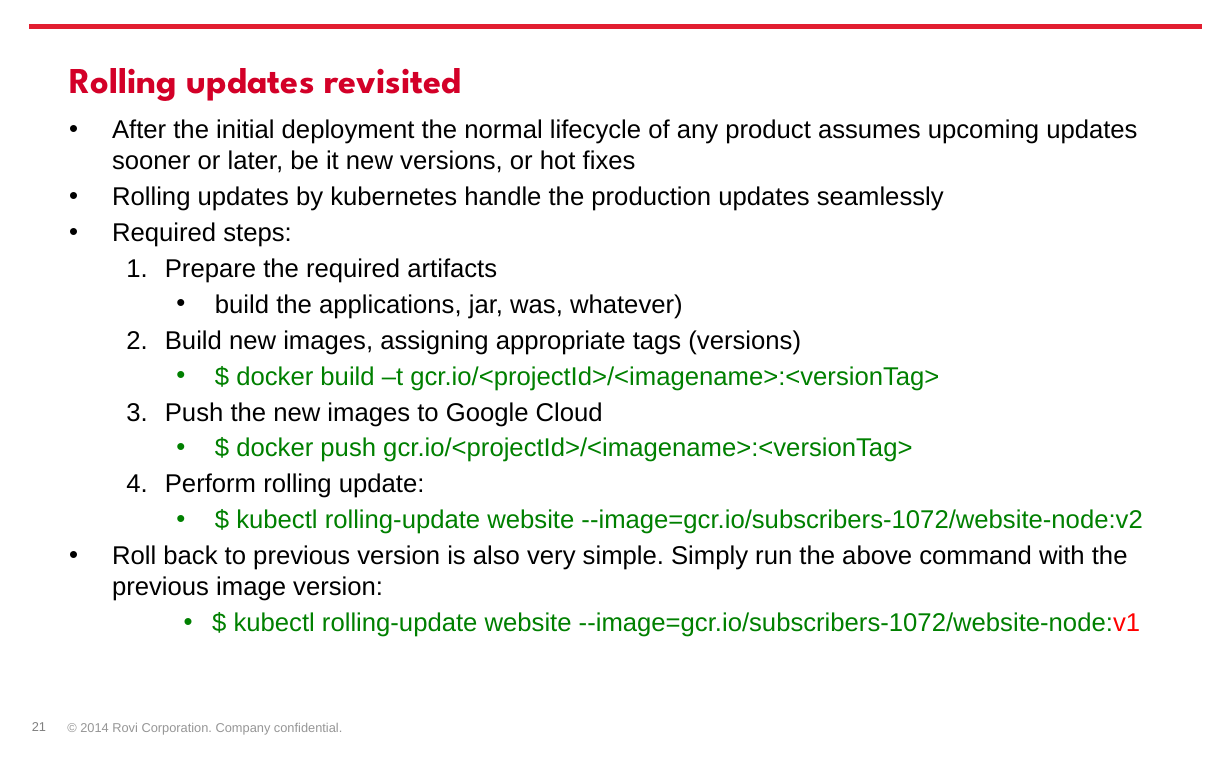
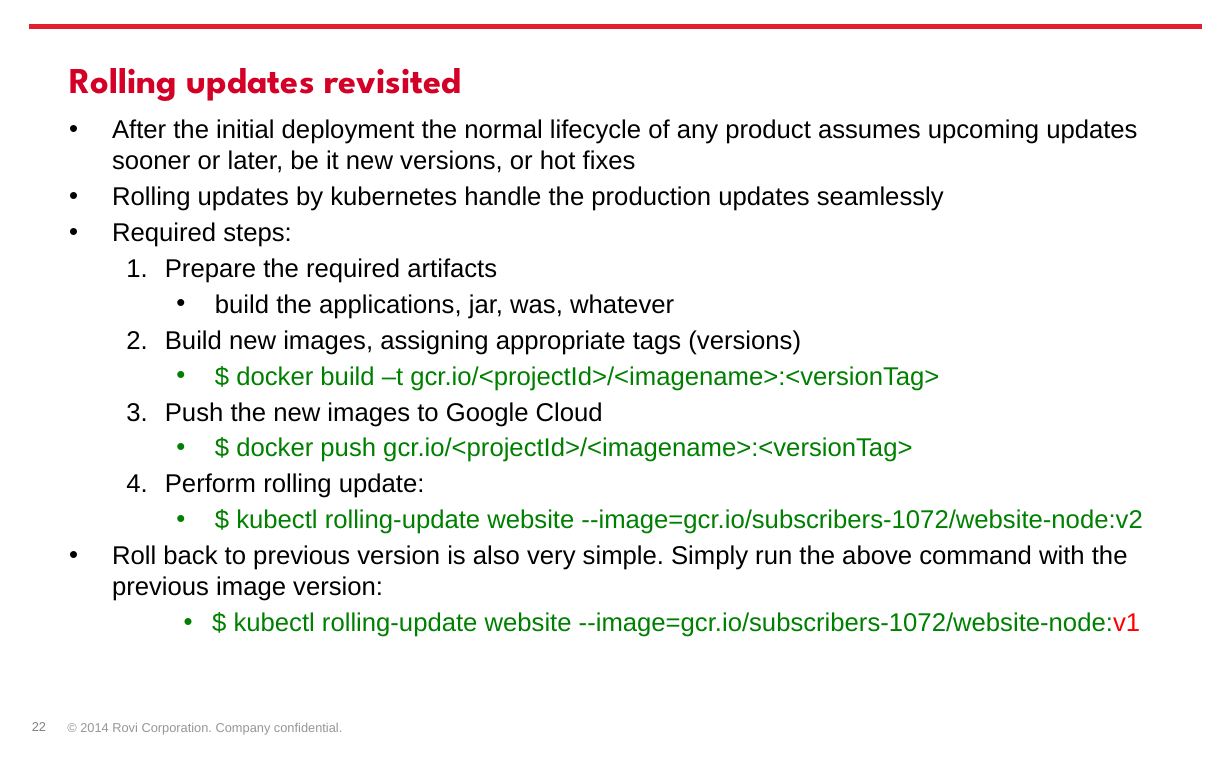
Before and after one commit to gevgev/subscribers, a slide deck: slide 22 of docker-kubernetes-intro-starting-a-project.pptx (slide 21 before the commit). Drawn at 1232x770 pixels with LibreOffice and Linux fonts; fonts in the diff are those of the drawing; background and template pictures are left out. Boxes give left, top, right and bottom in pixels: in the first picture for what was removed or moved away, otherwise in the second. Text is boxed around its words. In the diff, an @@ line names an element or a change of style, - is before the commit and + after.

Commit message:
ppts for initial deployment and rolling update - minor

```diff
--- a/docker-kubernetes-intro-starting-a-project.pptx
+++ b/docker-kubernetes-intro-starting-a-project.pptx
@@ text at box(215, 294, 674, 319): text changed @@
-    • build the applications, jar, was, whatever)
+    • build the applications, jar, was, whatever
@@ page number at box(32, 722, 46, 731): text changed @@
-21
+22
```
Also in this commit, not shown: 5 other slides changed, 1 slide added.
